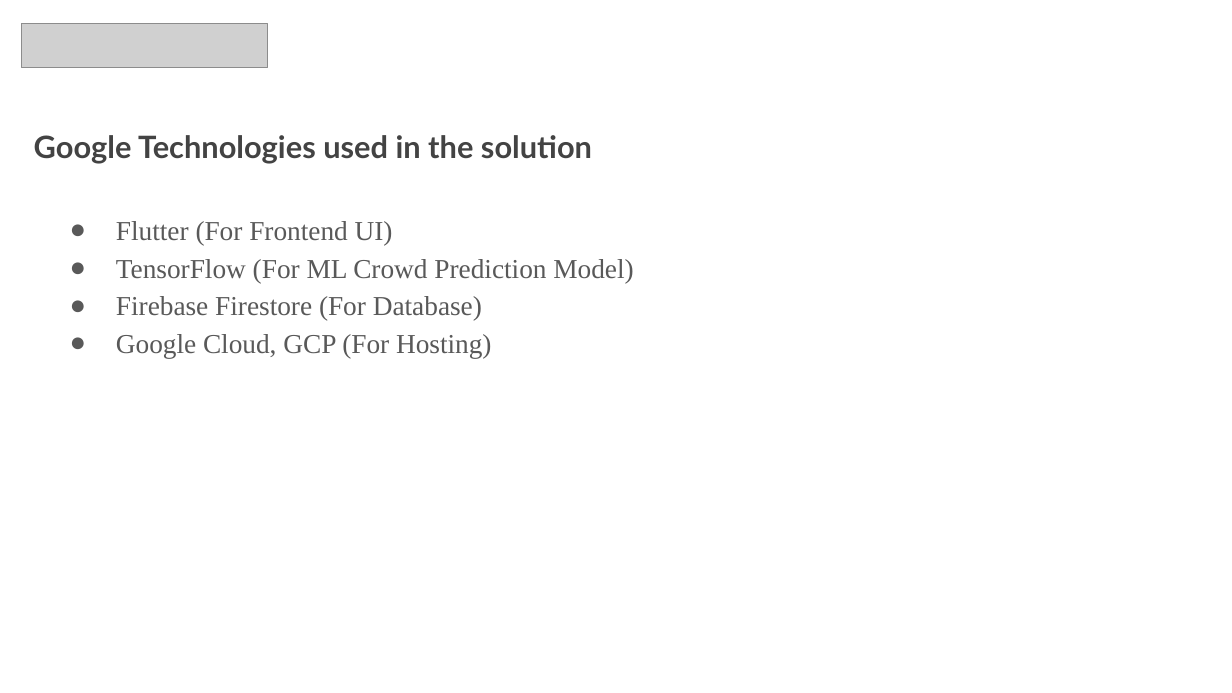
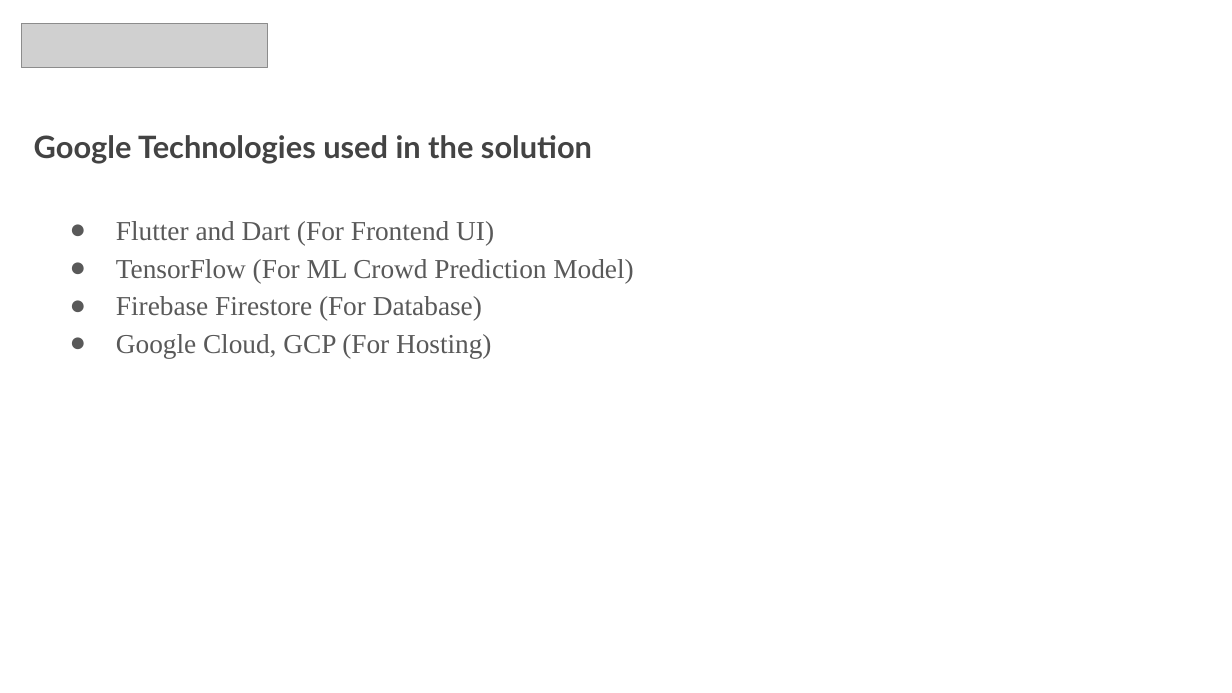
Before and after one commit to InfinityxR9/SmartMess, a slide deck: slide 10 of presentation.pptx (slide 7 before the commit). Drawn at 1232x693 pixels with LibreOffice and Linux fonts; fonts in the diff are those of the drawing; grey boxes stand for pictures. Boxes give left, top, right and bottom in pixels: in the first picture for what was removed or moved away, otherwise in the second. Text is boxed around its words. In the diff, an @@ line names an element or a change of style, - is before the commit and + after.

```diff
--- a/presentation.pptx
+++ b/presentation.pptx
@@ text at [116, 221, 494, 245]: text changed @@
-● Flutter (For Frontend UI)
+● Flutter and Dart (For Frontend UI)
```
Also in this commit, not shown: 7 other slides changed, 3 slides added, 1 slide removed, 22 other files.
